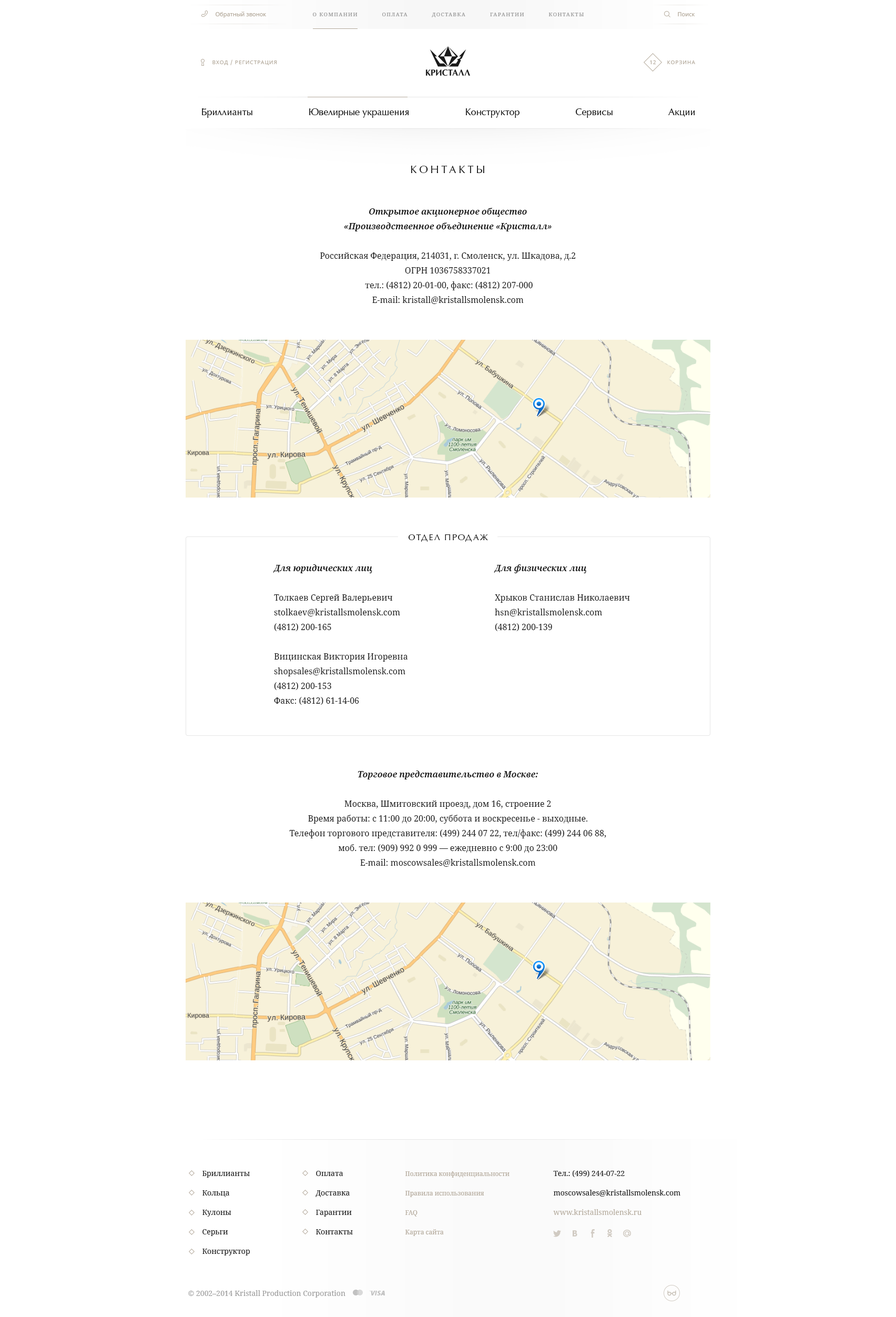
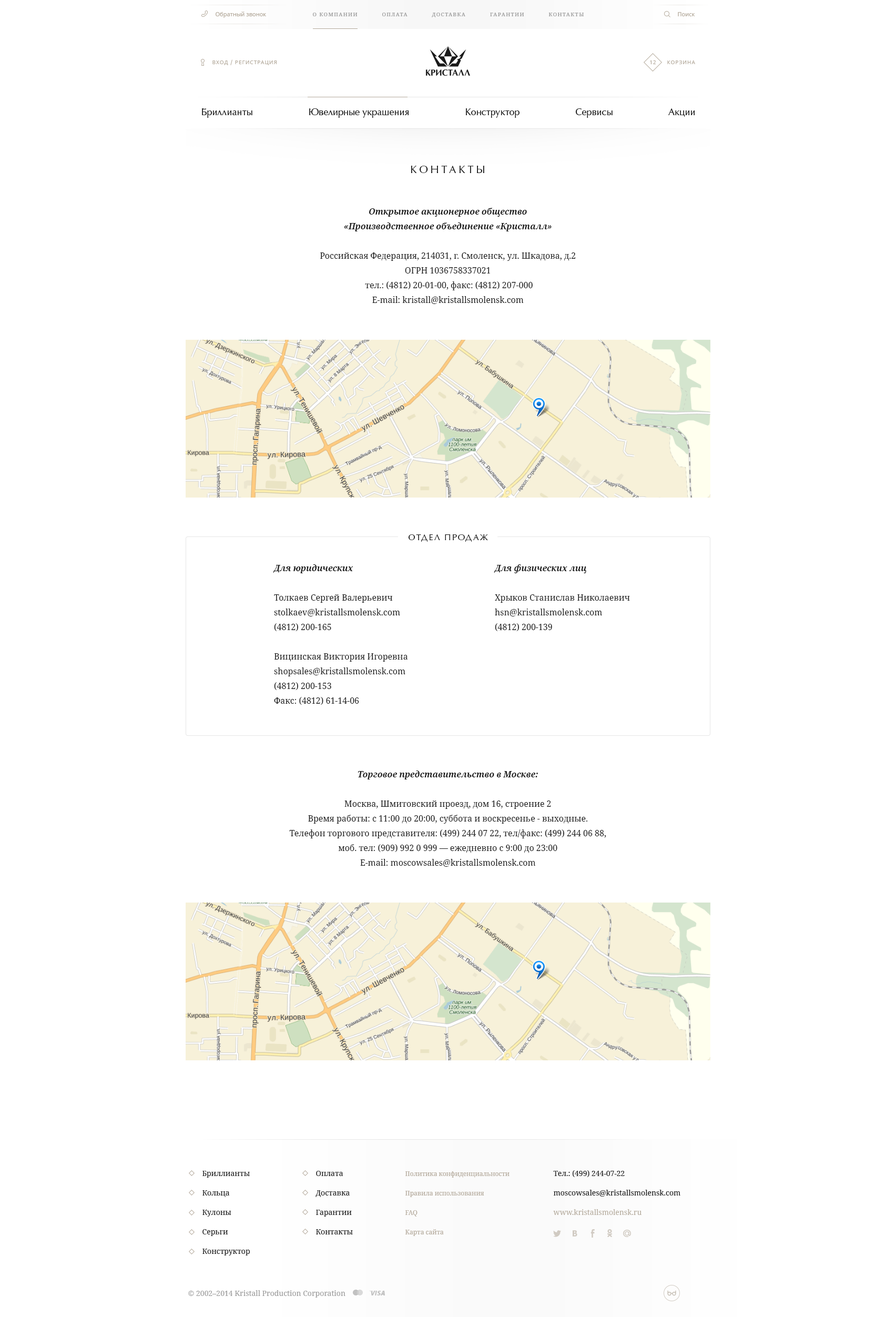
The second (896, 1317) image is a revision of the first. Changes to its layers:
renamed "Для юридических лиц Толкаев Сергей Валерьевич stolkaev@krista" to "Для юридических Толкаев Сергей Валерьевич stolkaev@kristallsm", painted on it over (x1=354, y1=566, x2=373, y2=574)
